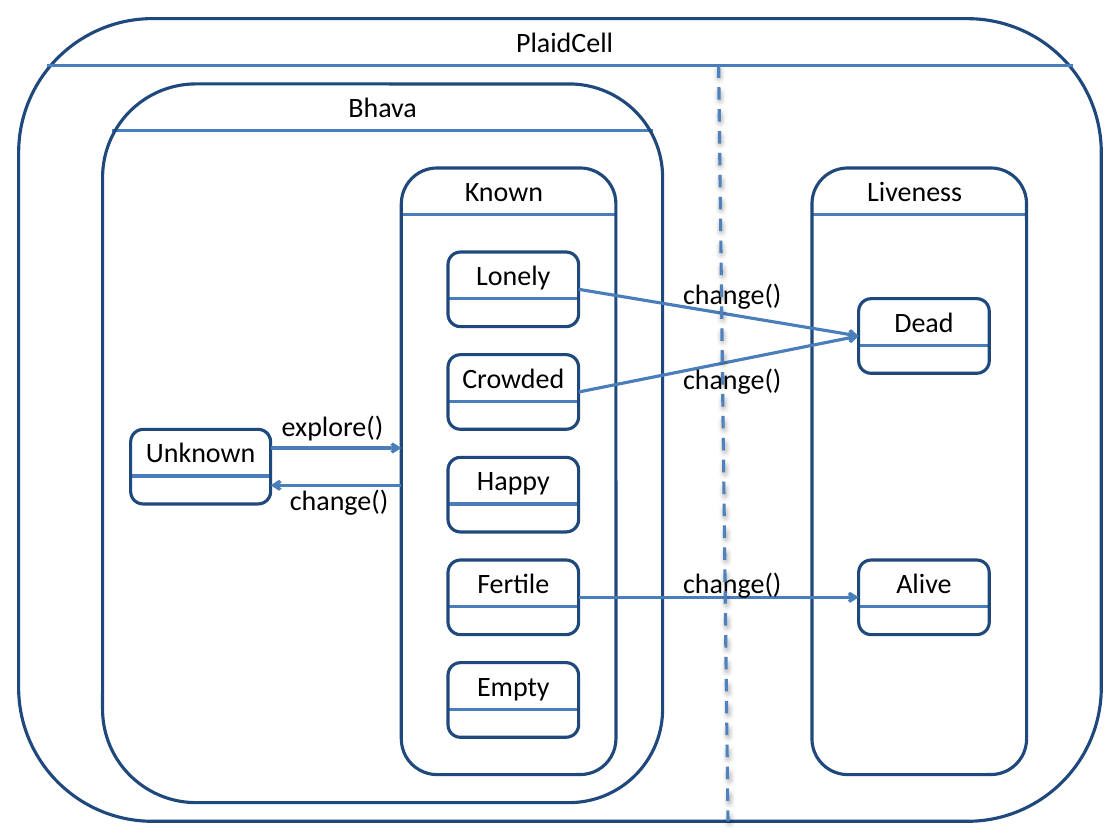
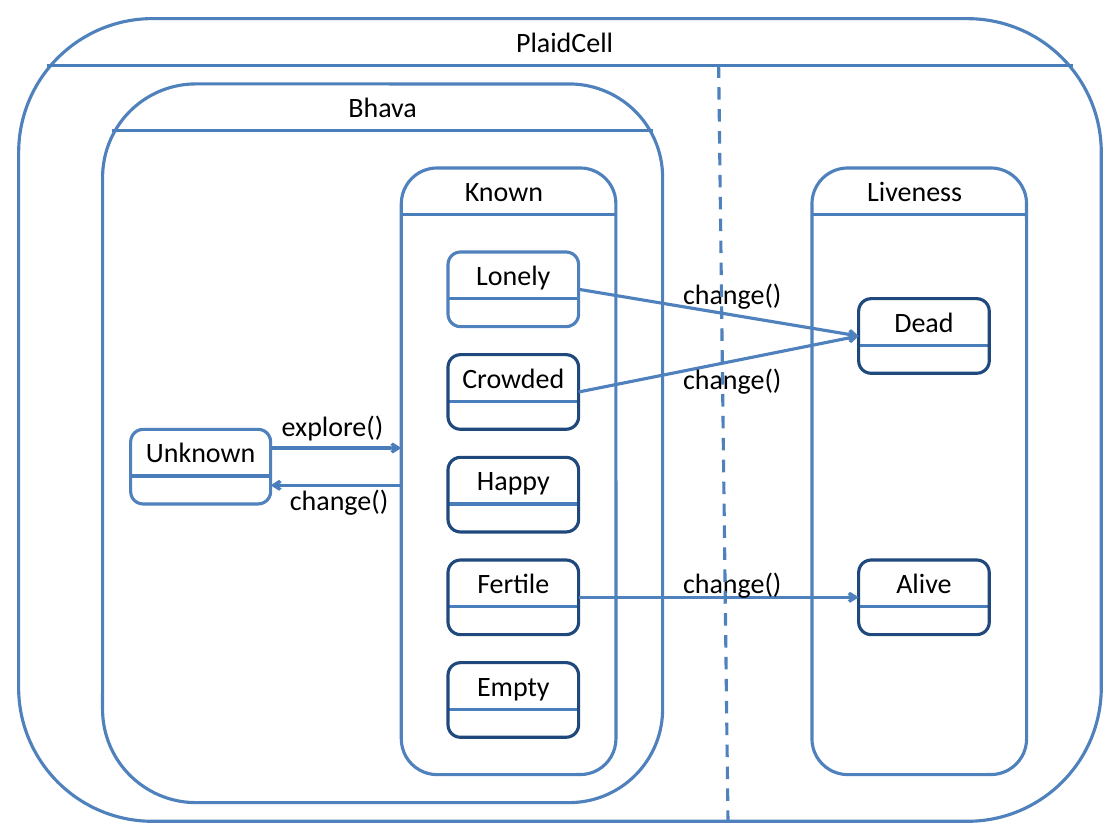
Before and after one commit to plaidgroup/plaid-lang, a slide deck: slide 1 of demo/doc/PlaidCellStateChart.pptx. Drawn at 1120x840 pixels with LibreOffice and Linux fonts; fonts in the diff are those of the drawing. Boxes give left, top, right and bottom in pixels: in the first picture for what was removed or moved away, otherwise in the second. Text is boxed around its words. In the diff, an @@ line names an element or a change of style, - is before the commit and + after.

```diff
--- a/demo/doc/PlaidCellStateChart.pptx
+++ b/demo/doc/PlaidCellStateChart.pptx
@@ outline #1F497D 2 pt to #4F81BD 2 pt in 6 elements at box(448, 252, 579, 327), box(131, 429, 271, 504), box(401, 168, 616, 775), box(103, 84, 663, 803), box(812, 168, 1027, 775), box(19, 19, 1102, 822) @@
@@ arrow (579, 289) - (859, 336): stroke #4B7EBC 2 pt to #4F81BD 2 pt @@
@@ arrow (579, 392) - (859, 336): stroke #4B7EBC 2 pt to #4F81BD 2 pt @@
@@ arrow (579, 597) - (859, 597): stroke #4B7EBC 2 pt to #4F81BD 2 pt @@
```
Also in this commit, not shown: 3 other files.
